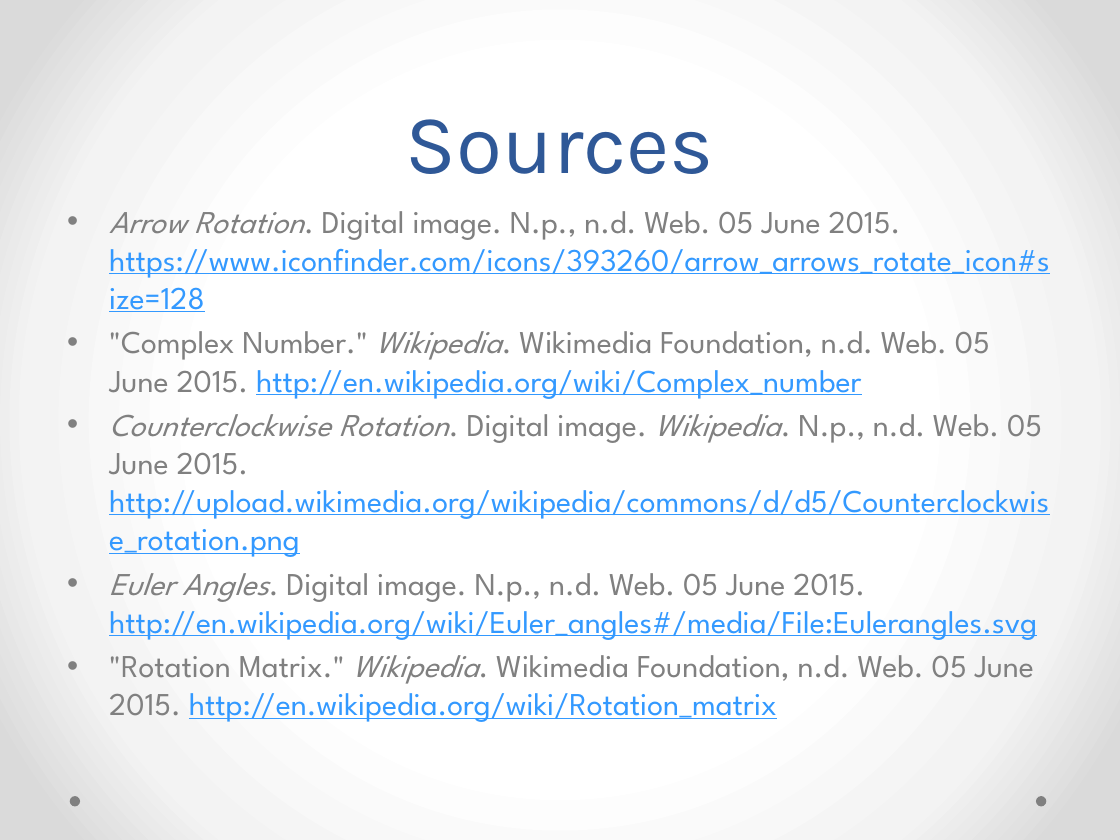
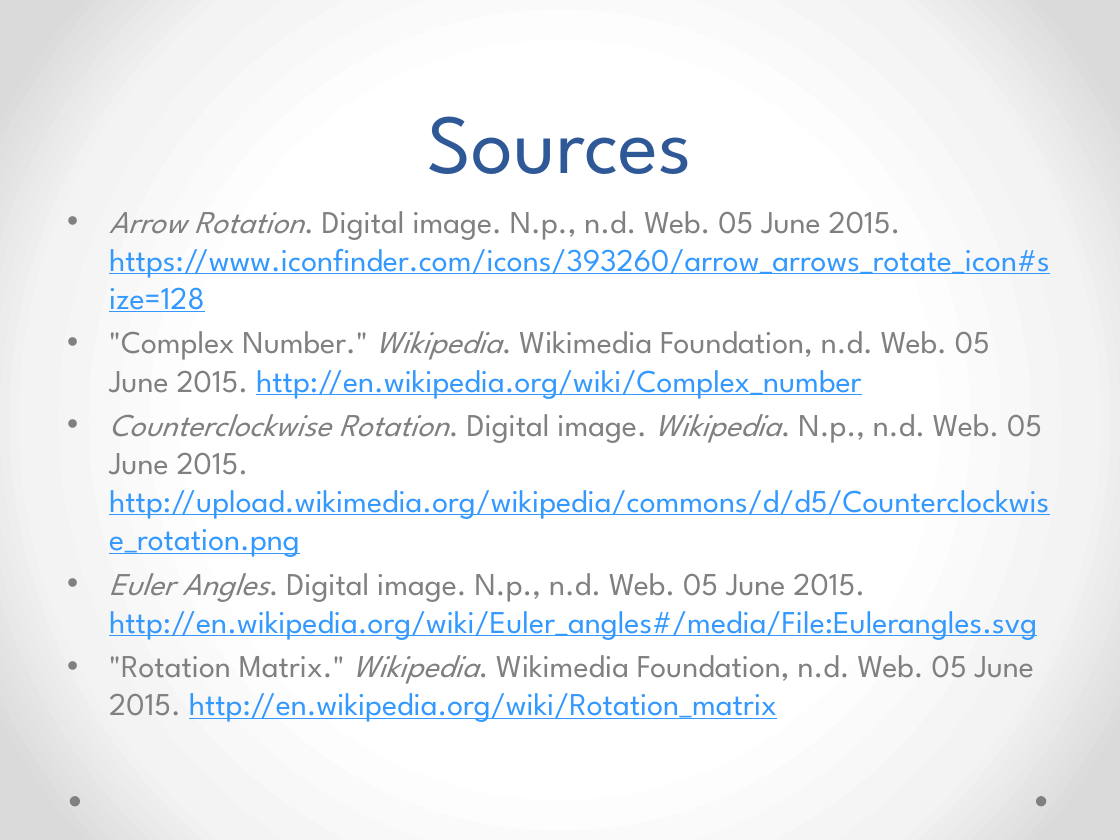
Before and after one commit to megaturbo/TurboSpin, a slide deck: slide 13 of Presentation/MatrixLite.pptx. Drawn at 1120x840 pixels with LibreOffice and Linux fonts; fonts in the diff are those of the drawing. Boxes give left, top, right and bottom in pixels: in the first picture for what was removed or moved away, otherwise in the second. Text is boxed around its words. In the diff, an @@ line names an element or a change of style, - is before the commit and + after.

```diff
--- a/Presentation/MatrixLite.pptx
+++ b/Presentation/MatrixLite.pptx
@@ title "Sources" at [427, 116, 692, 174]: font Karla to League Spartan @@
```
Also in this commit, not shown: 7 other slides changed.
